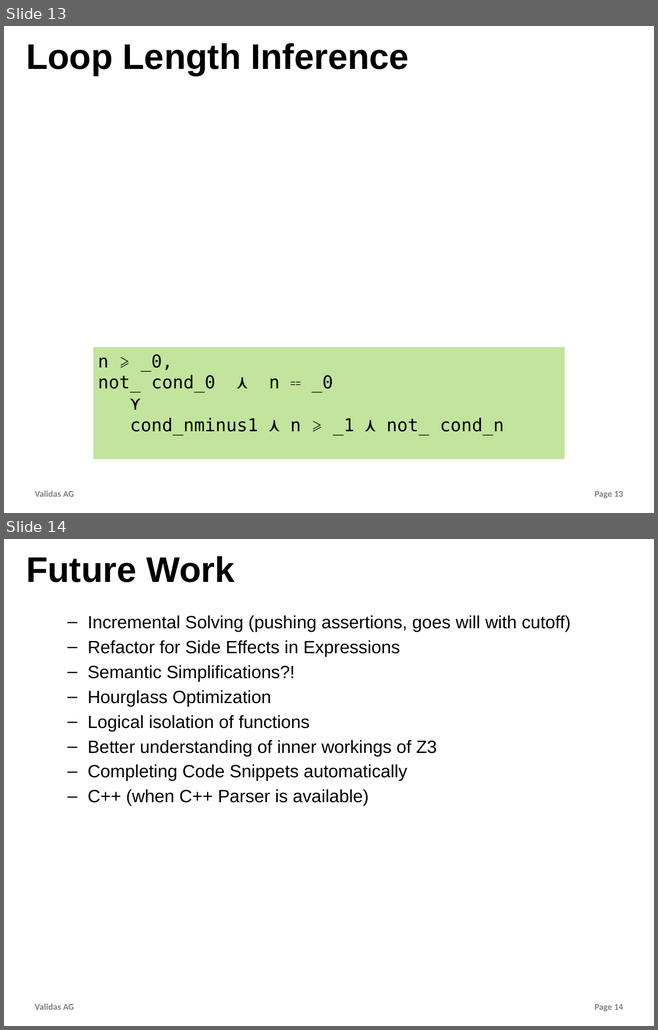
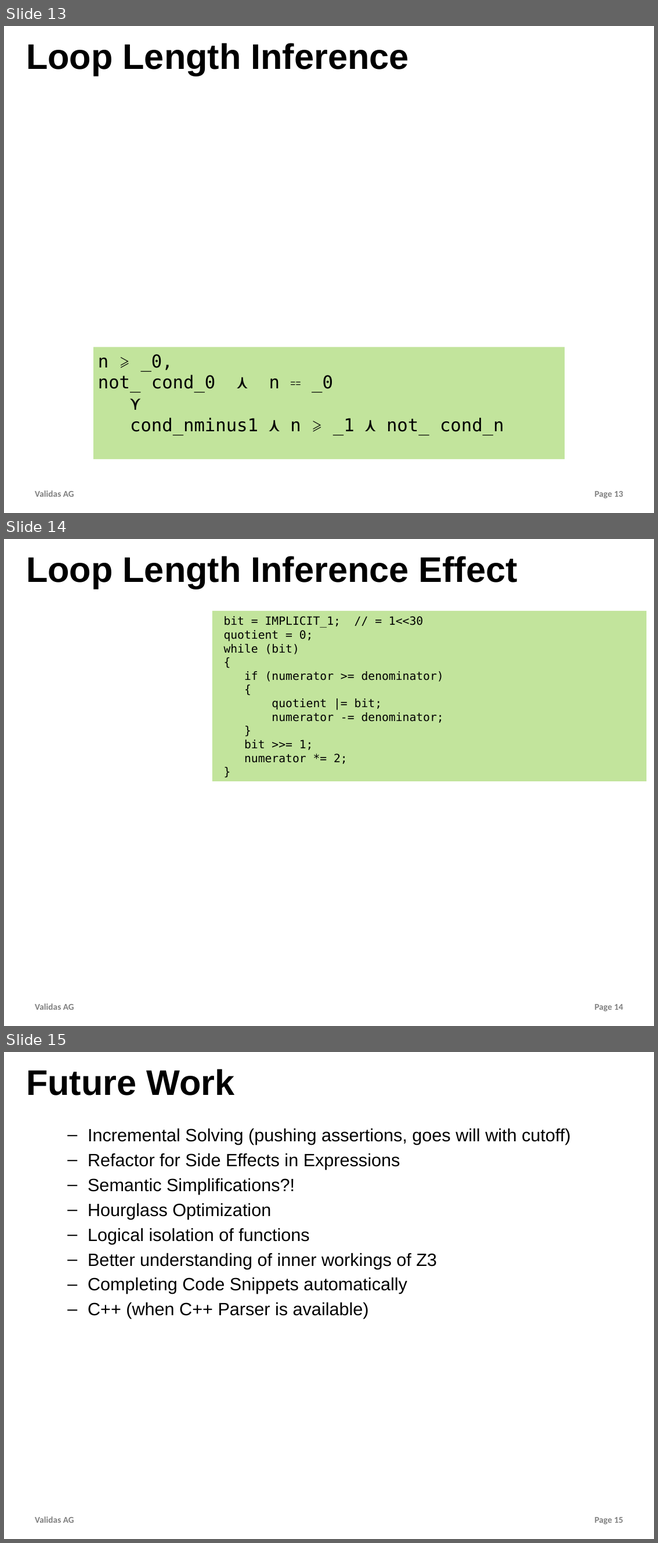
Before and after one commit to theoremprover/tvg, a slide deck: Vortraege/tvg.pptx. Shown one above the other, each under a label of ours: slides 13 and 14 before the commit, slides 13, 14 and 15 after it. The pictures are 658x1030 and 658x1543 pixels, drawn with LibreOffice and Linux fonts; fonts in the diff are those of the drawing; grey boxes stand for pictures; background and template pictures are left out. Boxes give left, top, right and bottom in pixels: in the first picture for what was removed or moved away, otherwise in the second. Text is boxed around its words. In the diff, an @@ line names an element or a change of style, - is before the commit and + after.

```diff
--- a/Vortraege/tvg.pptx
+++ b/Vortraege/tvg.pptx
@@ slide 14 added at (x1=4, y1=539, x2=654, y2=1026), background #FFFFFF; not listed: 2 template elements that a slide beside it also shows @@
@@ title added at (x1=26, y1=556, x2=517, y2=588), 56 pt, text #000000, bold @@
+Loop Length Inference Effect
@@ rectangle added at (x1=212, y1=611, x2=646, y2=781), fill #C2E49C, 18 pt, text #000000 @@
+bit = IMPLICIT_1; // = 1<<30
+quotient = 0;
+while (bit)
+{
+if (numerator >= denominator)
+{
+quotient |= bit;
+numerator -= denominator;
+}
+bit >>= 1;
+numerator *= 2;
+}
@@ what was slide 14 is now slide 15 @@
@@ page number at (x1=594, y1=1517, x2=623, y2=1525): text changed @@
-Page 14
+Page 15
```
